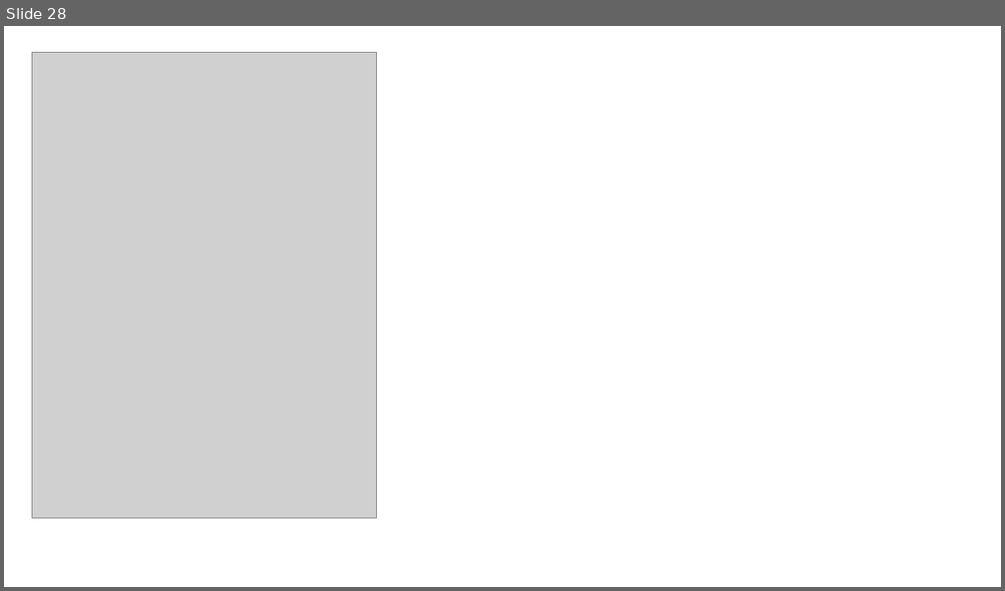
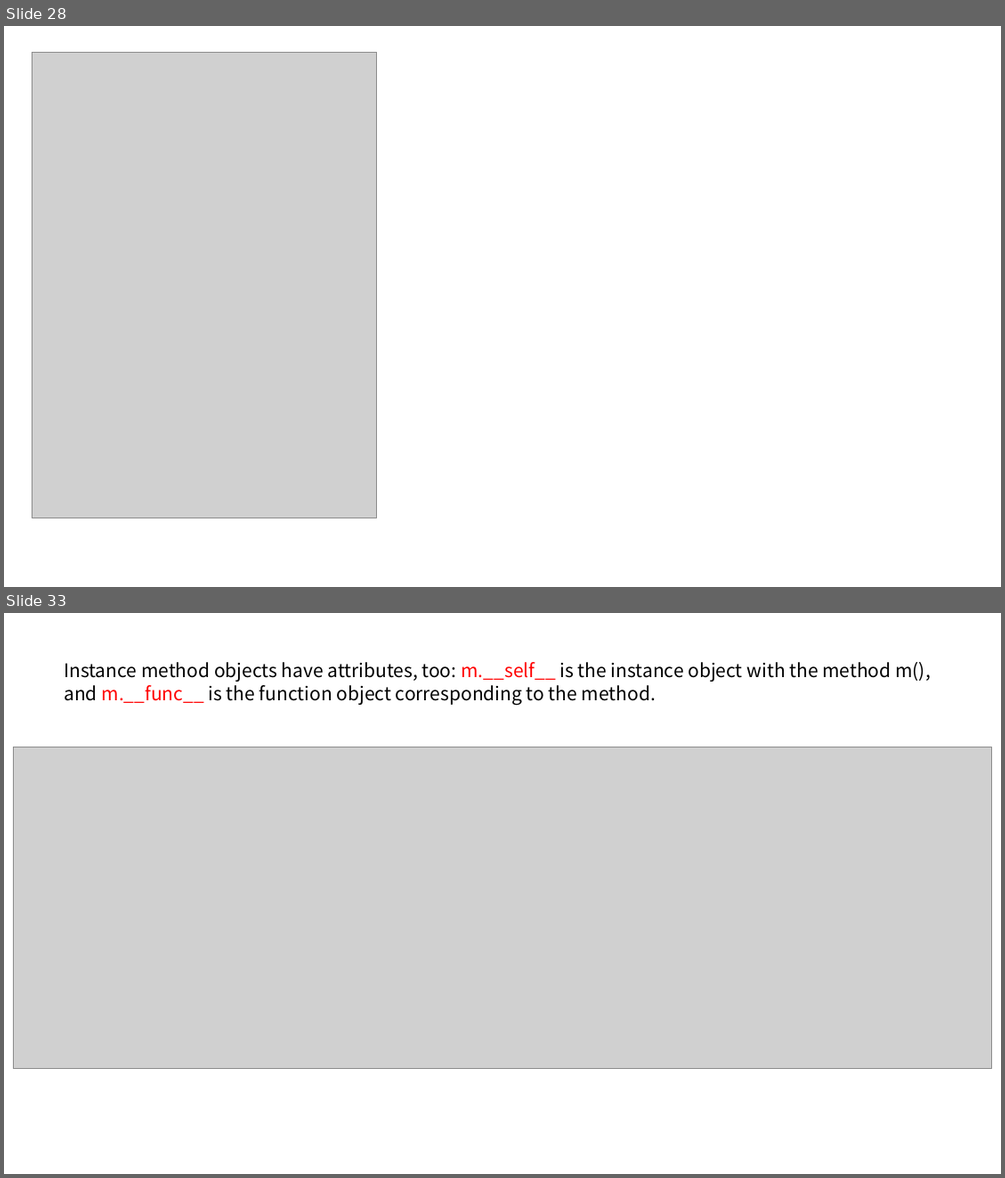
Before and after one commit to bilosikia/learnMarks, a slide deck: python.pptx. Shown one above the other, each under a label of ours: slide 28 before the commit, slides 28 and 33 after it; the slides between them are not shown. The pictures are 1005x591 and 1005x1178 pixels, drawn with LibreOffice and Linux fonts; fonts in the diff are those of the drawing; grey boxes stand for pictures. Boxes give left, top, right and bottom in pixels: in the first picture for what was removed or moved away, otherwise in the second. Text is boxed around its words. In the diff, an @@ line names an element or a change of style, - is before the commit and + after.

```diff
--- a/python.pptx
+++ b/python.pptx
@@ slide 33 added at bbox=[4, 613, 1001, 1174], background #FFFFFF @@
@@ text added at bbox=[64, 662, 930, 705], 18 pt, text #000000 @@
+Instance method objects have attributes, too: m.__self__ is the instance object with the method m(), and m.__func__ is the function object corresponding to the method.
@@ picture added at bbox=[13, 747, 992, 1069] @@
```
Also in this commit, not shown: 1 slide changed, 7 other slides added.
